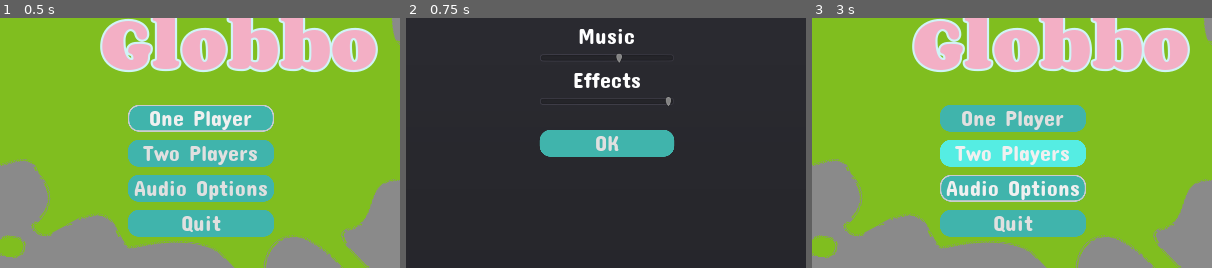
Above: before the commit, frames 1-3 (left to right).
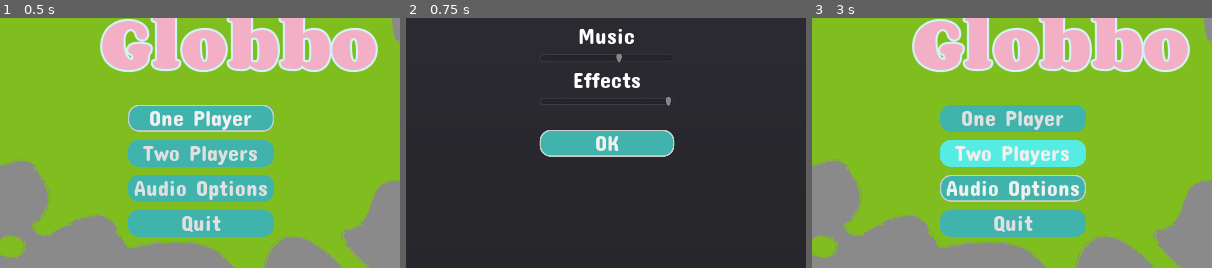
Above: after the commit, the same moments.

Repository: doctor-g/AltNaGaDeMon2021
Game: Godot game, scene res://Screens/MainMenu.tscn
The game is run twice, just before and just after one commit, with the same random seed, the same clock (stepped at 60 frames per second) and the same inputs. This scene is started directly instead of the project's main scene.
Inputs:
- Up to frame 1 (0.5 s): no input
- Up to frame 2 (0.75 s): click "Audio Options" at 0.5 s
- Up to frame 3 (3 s): click "One Player" at 1.25 s; click "One Player" at 2 s; click "OK" at 2.75 s
The pictures show only the part of the screen within x 25-75%, y 41-91%; the shares and areas given below are measured in that part.

Frame 1 is identical in both runs. In frame 2, 0.5% of the frame differs, in the area x 33-68%, y 44-56%; in frame 3, nothing differs.

Commit message:
Give button the focus
This prevents a problem where the ui was still being navigated and activated
'under' the modal dialog

Diff:
--- a/project/UI/OptionsMenu.gd
+++ b/project/UI/OptionsMenu.gd
@@ -1,4 +1,11 @@
 extends PopupDialog
+
+onready var _ok_button := $CenterContainer/VBoxContainer/OkButton
+
+func show_modal(exclusive:bool=false)->void:
+	.show_modal(exclusive)
+	_ok_button.grab_focus()
+
 
 func _on_OkButton_pressed():
 	visible = false
